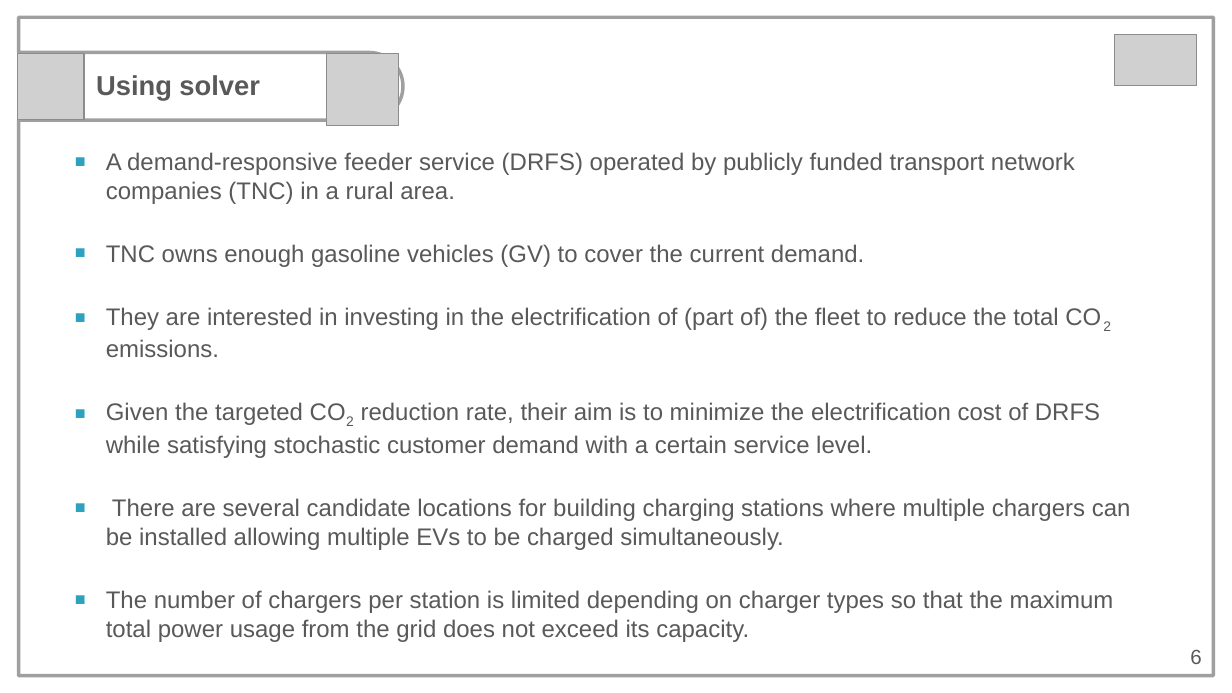
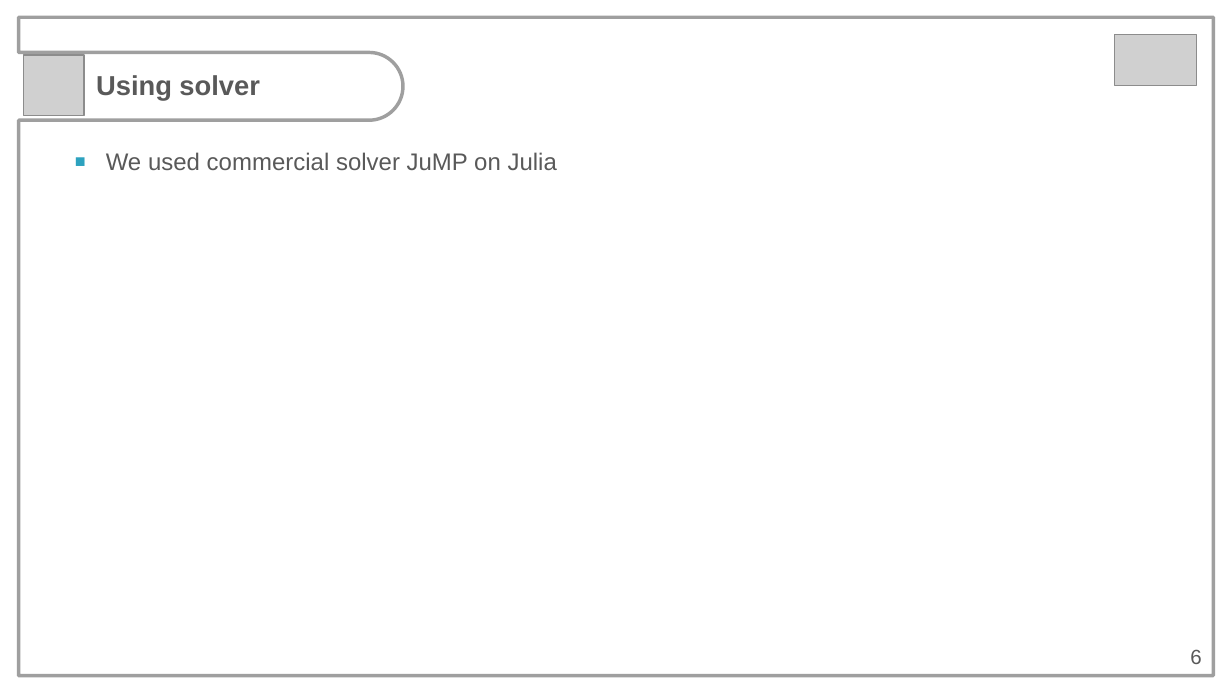
Before and after one commit to YMF2022/IntegerOptimizationCourse, a slide deck: slide 6 of OptimisationCourse_finalpresentation.pptx. Drawn at 1232x693 pixels with LibreOffice and Linux fonts; fonts in the diff are those of the drawing; grey boxes stand for pictures. Boxes give left, top, right and bottom in pixels: in the first picture for what was removed or moved away, otherwise in the second. Text is boxed around its words. In the diff, an @@ line names an element or a change of style, - is before the commit and + after.

```diff
--- a/OptimisationCourse_finalpresentation.pptx
+++ b/OptimisationCourse_finalpresentation.pptx
@@ picture: place and size @@
-picture at (17, 53, 84, 120)
+picture at (23, 55, 84, 116)
@@ picture removed at (326, 53, 399, 126) @@
@@ text at (106, 152, 557, 170): text changed @@
-■ A demand-responsive feeder service (DRFS) operated by publicly funded transport network companies (TNC) in a rural area.
-■ TNC owns enough gasoline vehicles (GV) to cover the current demand.
-■ They are interested in investing in the electrification of (part of) the fleet to reduce the total CO2 emissions.
-■ Given the targeted CO2 reduction rate, their aim is to minimize the electrification cost of DRFS while satisfying stochastic customer demand with a certain service level.
-■ There are several candidate locations for building charging stations where multiple chargers can be installed allowing multiple EVs to be charged simultaneously.
-■ The number of chargers per station is limited depending on charger types so that the maximum total power usage from the grid does not exceed its capacity.
+■ We used commercial solver JuMP on Julia
```
Also in this commit, not shown: 5 other slides changed, 1 slide added, 1 slide removed, 9 other files.
